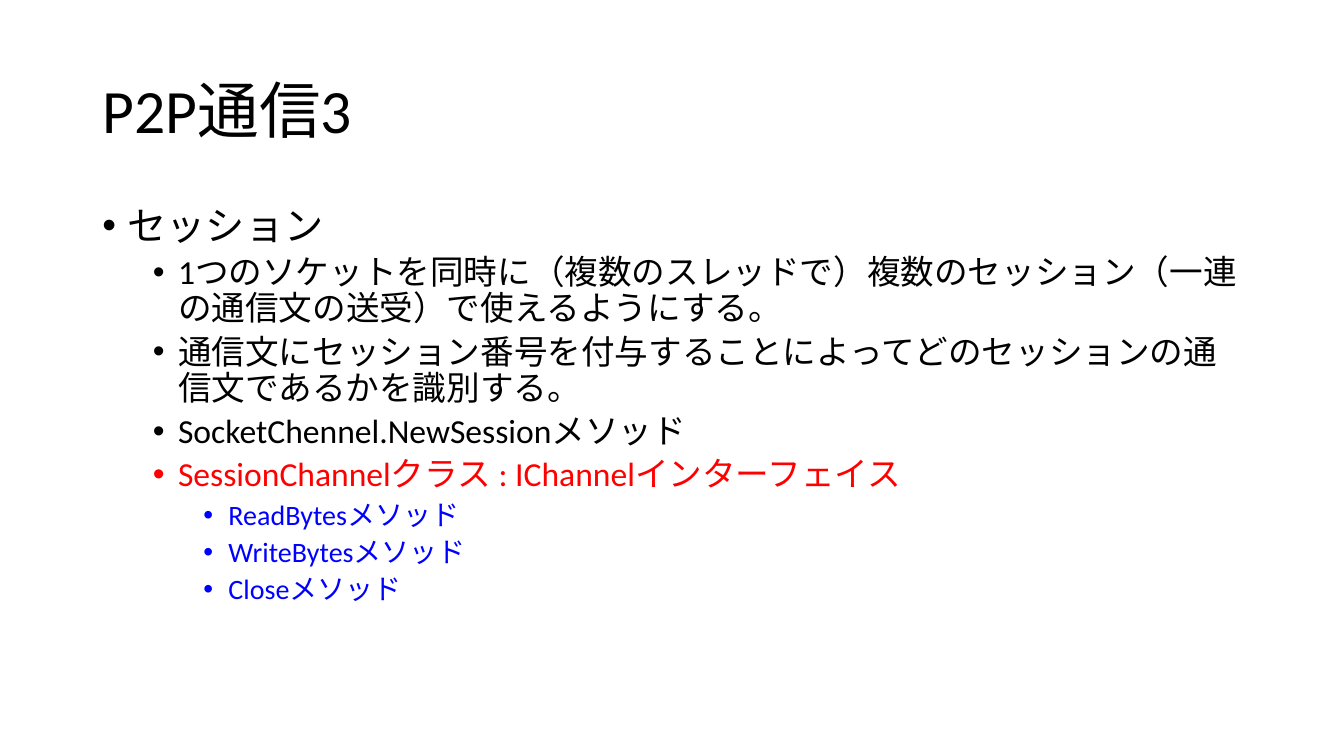
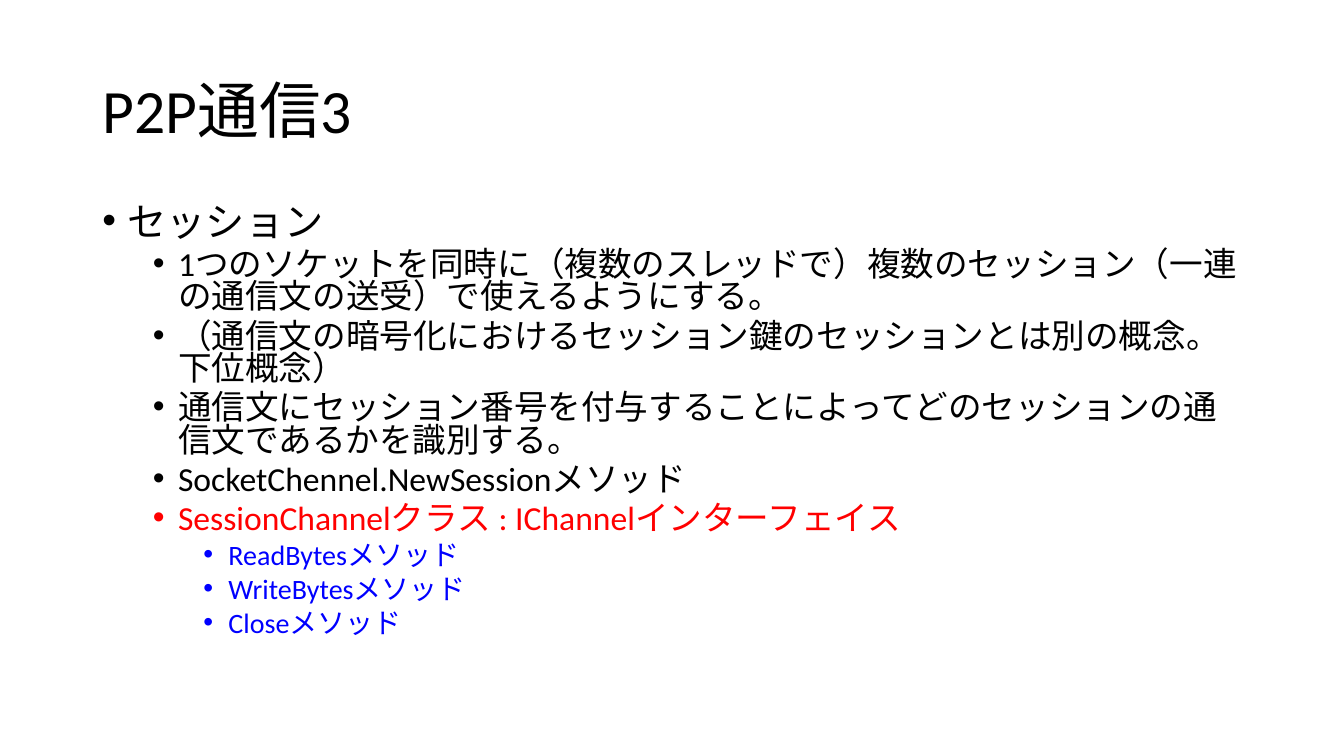
Before and after one commit to pizyumi/CREA, a slide deck: slide 14 of CREA2014/CREACOIN.pptx (slide 13 before the commit). Drawn at 1344x756 pixels with LibreOffice and Linux fonts; fonts in the diff are those of the drawing. Boxes give left, top, right and bottom in pixels: in the first picture for what was removed or moved away, otherwise in the second. Text is boxed around its words. In the diff, an @@ line names an element or a change of style, - is before the commit and + after.

Commit message:
[140916-001][0.0.1(1)(52)] 通信部分

```diff
--- a/CREA2014/CREACOIN.pptx
+++ b/CREA2014/CREACOIN.pptx
@@ text at <box>128,205,1237,635</box>: line spacing 0.9 to 0.8 @@
@@ text at <box>178,319,1220,383</box>: paragraph added @@
+  • （通信文の暗号化におけるセッション鍵のセッションとは別の概念。下位概念）
```
Also in this commit, not shown: 4 other slides changed, 2 slides added, 4 other files.
